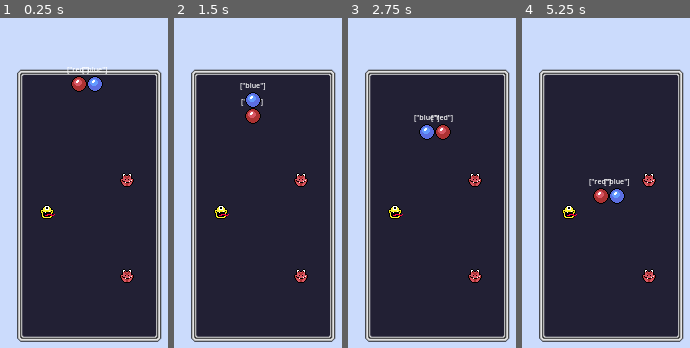
Above: before the commit, frames 1-4 (left to right).
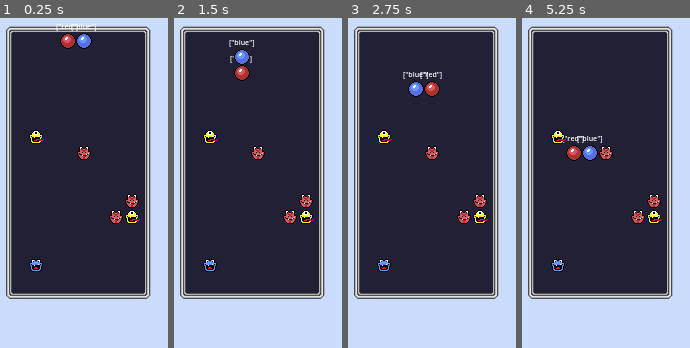
Above: after the commit, the same moments.

Repository: KurzweilTV/GodotWild67
Game: Godot game, scene res://scenes/proto.tscn
The game is run twice, just before and just after one commit, with the same random seed, the same clock (stepped at 60 frames per second) and the same inputs. Before the commit the project starts from res://levels/proto.tscn.
Inputs (mouse positions are in pixels of both pictures, inside the frame that each line leads up to):
- Up to frame 1 (0.25 s): no input
- Up to frame 2 (1.5 s): tap Enter at 0.5 s; move the mouse to (outside the picture) at 0.52 s; hold D (right) 0.53-1.28 s; hold Space (rotate) 0.53-1.28 s; move the mouse to (outside the picture) at 1.27 s; hold A (left) from 1.28 s (still down); tap S (slam) at 1.35 s
- Up to frame 3 (2.75 s): tap Enter at 2 s; move the mouse to (487, 37) at 2.02 s; release A (left) at 2.03 s; hold D (right) from 2.03 s (still down); hold Space (rotate) from 2.03 s (still down)
- Up to frame 4 (5.25 s): move the mouse to (565, 239) at 2.77 s; release Space (rotate) at 2.78 s; tap S (slam) at 2.85, 4.35 s; tap Enter at 3.5 s; move the mouse to (outside the picture) at 3.52 s; release D (right) at 3.53 s; hold Space (rotate) 3.53-4.28 s; hold A (left) from 3.53 s (still down); move the mouse to (outside the picture) at 4.27 s; move the mouse to (629, 143) at 5.02 s; hold Space (rotate) from 5.03 s (still down)

The runs differ from the first frame. In frame 1, 42% of the frame differs, in the area x 3-97%, y 1-99%; in frame 2, 43%; in frame 3, 43%; in frame 4, 43%, in the area x 3-97%, y 2-99%.

Commit message:
started work on dynamic level loader

Diff:
--- a/globals/gamemanager.gd
+++ b/globals/gamemanager.gd
@@ -1,7 +1,10 @@
 extends Node
+
+var available_levels : Array = []
 
 func _ready() -> void:
 	randomize()
+	print(available_levels)
 
 var game_level : int = 0
 var game_score : int = 0
--- /dev/null
+++ b/levels/level1.tscn
@@ -0,0 +1,24 @@
+[gd_scene load_steps=3 format=3 uid="uid://2cpb2p45ycsx"]
+
+[ext_resource type="PackedScene" uid="uid://dl2wqasa6pwrg" path="res://scenes/gameboard.tscn" id="1_rsj2q"]
+[ext_resource type="PackedScene" uid="uid://chbn4qdsreh3b" path="res://scenes/parasite.tscn" id="2_l4qn6"]
+
+[node name="Gameboard" instance=ExtResource("1_rsj2q")]
+
+[node name="Parasite" parent="." index="2" instance=ExtResource("2_l4qn6")]
+position = Vector2(16, 96)
+
+[node name="Parasite2" parent="." index="3" instance=ExtResource("2_l4qn6")]
+position = Vector2(64, 112)
+
+[node name="Parasite3" parent="." index="4" instance=ExtResource("2_l4qn6")]
+position = Vector2(112, 160)
+
+[node name="Parasite4" parent="." index="5" instance=ExtResource("2_l4qn6")]
+position = Vector2(112, 176)
+
+[node name="Parasite5" parent="." index="6" instance=ExtResource("2_l4qn6")]
+position = Vector2(96, 176)
+
+[node name="Parasite6" parent="." index="7" instance=ExtResource("2_l4qn6")]
+position = Vector2(16, 224)
--- /dev/null
+++ b/levels/level2.tscn
@@ -0,0 +1,24 @@
+[gd_scene load_steps=3 format=3 uid="uid://d1npb6t8oxwq7"]
+
+[ext_resource type="PackedScene" uid="uid://dl2wqasa6pwrg" path="res://scenes/gameboard.tscn" id="1_y2ufb"]
+[ext_resource type="PackedScene" uid="uid://chbn4qdsreh3b" path="res://scenes/parasite.tscn" id="2_tdi87"]
+
+[node name="Gameboard" instance=ExtResource("1_y2ufb")]
+
+[node name="Parasite" parent="." index="2" instance=ExtResource("2_tdi87")]
+position = Vector2(16, 96)
+
+[node name="Parasite2" parent="." index="3" instance=ExtResource("2_tdi87")]
+position = Vector2(64, 112)
+
+[node name="Parasite3" parent="." index="4" instance=ExtResource("2_tdi87")]
+position = Vector2(112, 160)
+
+[node name="Parasite4" parent="." index="5" instance=ExtResource("2_tdi87")]
+position = Vector2(112, 176)
+
+[node name="Parasite5" parent="." index="6" instance=ExtResource("2_tdi87")]
+position = Vector2(96, 176)
+
+[node name="Parasite6" parent="." index="7" instance=ExtResource("2_tdi87")]
+position = Vector2(16, 224)
--- /dev/null
+++ b/levels/level3.tscn
@@ -0,0 +1,24 @@
+[gd_scene load_steps=3 format=3 uid="uid://bfbx5k7ipfwub"]
+
+[ext_resource type="PackedScene" uid="uid://dl2wqasa6pwrg" path="res://scenes/gameboard.tscn" id="1_jl5y2"]
+[ext_resource type="PackedScene" uid="uid://chbn4qdsreh3b" path="res://scenes/parasite.tscn" id="2_4bdtn"]
+
+[node name="Gameboard" instance=ExtResource("1_jl5y2")]
+
+[node name="Parasite" parent="." index="2" instance=ExtResource("2_4bdtn")]
+position = Vector2(16, 96)
+
+[node name="Parasite2" parent="." index="3" instance=ExtResource("2_4bdtn")]
+position = Vector2(64, 112)
+
+[node name="Parasite3" parent="." index="4" instance=ExtResource("2_4bdtn")]
+position = Vector2(112, 160)
+
+[node name="Parasite4" parent="." index="5" instance=ExtResource("2_4bdtn")]
+position = Vector2(112, 176)
+
+[node name="Parasite5" parent="." index="6" instance=ExtResource("2_4bdtn")]
+position = Vector2(96, 176)
+
+[node name="Parasite6" parent="." index="7" instance=ExtResource("2_4bdtn")]
+position = Vector2(16, 224)
--- a/levels/proto.tscn
+++ /dev/null
@@ -1,16 +0,0 @@
-[gd_scene load_steps=3 format=3 uid="uid://vlkg0et0ecx8"]
-
-[ext_resource type="Texture2D" uid="uid://dtqxomo6qws42" path="res://art/background/SolidBG.png" id="1_kr8x1"]
-[ext_resource type="PackedScene" uid="uid://dl2wqasa6pwrg" path="res://scenes/gameboard.tscn" id="2_rdsck"]
-
-[node name="Proto" type="Node2D"]
-
-[node name="Background" type="Sprite2D" parent="."]
-texture_filter = 1
-texture = ExtResource("1_kr8x1")
-centered = false
-metadata/_edit_lock_ = true
-
-[node name="Gameboard" parent="." instance=ExtResource("2_rdsck")]
-position = Vector2(267, 172)
-metadata/_edit_lock_ = true
--- a/project.godot
+++ b/project.godot
@@ -13,7 +13,7 @@
 config/name="Godot Wild 67"
 config/version="1.0"
 config/tags=PackedStringArray("gamejam")
-run/main_scene="res://levels/proto.tscn"
+run/main_scene="res://scenes/proto.tscn"
 config/features=PackedStringArray("4.3", "GL Compatibility")
 boot_splash/show_image=false
 boot_splash/use_filter=false
--- a/scenes/gameboard.tscn
+++ b/scenes/gameboard.tscn
@@ -1,8 +1,7 @@
-[gd_scene load_steps=5 format=3 uid="uid://dl2wqasa6pwrg"]
+[gd_scene load_steps=4 format=3 uid="uid://dl2wqasa6pwrg"]
 
 [ext_resource type="Script" path="res://scripts/gameboard.gd" id="1_mxnh0"]
 [ext_resource type="Texture2D" uid="uid://cox27inc6hd71" path="res://art/background/NewGameBoard.png" id="2_x78yu"]
-[ext_resource type="PackedScene" uid="uid://chbn4qdsreh3b" path="res://scenes/Parasite.tscn" id="3_lx6b8"]
 [ext_resource type="AudioStream" uid="uid://by6cxq3ef8k4a" path="res://sounds/effects/destroyed.mp3" id="4_qb7vh"]
 
 [node name="Gameboard" type="Node2D"]
@@ -14,15 +13,6 @@
 centered = false
 offset = Vector2(-13.77, -14.26)
 
-[node name="Parasite" parent="." instance=ExtResource("3_lx6b8")]
-position = Vector2(16, 128)
-
-[node name="Parasite2" parent="." instance=ExtResource("3_lx6b8")]
-position = Vector2(96, 96)
-
-[node name="Parasite3" parent="." instance=ExtResource("3_lx6b8")]
-position = Vector2(96, 192)
-
 [node name="Sounds" type="Node" parent="."]
 
 [node name="clear_sound" type="AudioStreamPlayer2D" parent="Sounds"]
--- /dev/null
+++ b/scenes/proto.tscn
@@ -0,0 +1,21 @@
+[gd_scene load_steps=4 format=3 uid="uid://vlkg0et0ecx8"]
+
+[ext_resource type="Script" path="res://scripts/level_loader.gd" id="1_a1t5j"]
+[ext_resource type="Texture2D" uid="uid://dtqxomo6qws42" path="res://art/background/SolidBG.png" id="1_kr8x1"]
+[ext_resource type="PackedScene" uid="uid://2cpb2p45ycsx" path="res://levels/level1.tscn" id="2_ke3y2"]
+
+[node name="Main" type="Node2D"]
+script = ExtResource("1_a1t5j")
+
+[node name="Background" type="Sprite2D" parent="."]
+texture_filter = 1
+texture = ExtResource("1_kr8x1")
+centered = false
+metadata/_edit_lock_ = true
+
+[node name="LevelLoader" type="Marker2D" parent="."]
+unique_name_in_owner = true
+position = Vector2(256, 129)
+
+[node name="Gameboard" parent="." instance=ExtResource("2_ke3y2")]
+position = Vector2(256, 129)
--- /dev/null
+++ b/scripts/level_loader.gd
@@ -0,0 +1,29 @@
+extends Node2D
+# This script handles loading each level into the game
+@onready var gameboard_loc = %LevelLoader.global_position
+var available_levels : Array = []
+var loaded_levels : Array = []
+var level_count : int = 0
+
+func _ready() -> void:
+	count_available_levels()
+
+func count_available_levels():
+	var dir = DirAccess.open("res://levels")
+	if dir:
+		dir.list_dir_begin()
+		var file_name = dir.get_next()
+		while file_name != "":
+			available_levels.append(file_name)
+			file_name = dir.get_next()
+		level_count = available_levels.size()
+		print("We found %d levels" % level_count)
+		load_levels(level_count)
+	else:
+		print("An error occurred when trying to access the path.")
+
+func load_levels(count_number):
+	for i in range(1, count_number + 1):
+		var level_path = "res://levels/level%d.tscn" % i
+		GameManager.available_levels.append(level_path)
+	return loaded_levels
Not shown, added: export_presets.cfg
Not shown: 2 places in scenes/Parasite.tscn that only renumber resources
